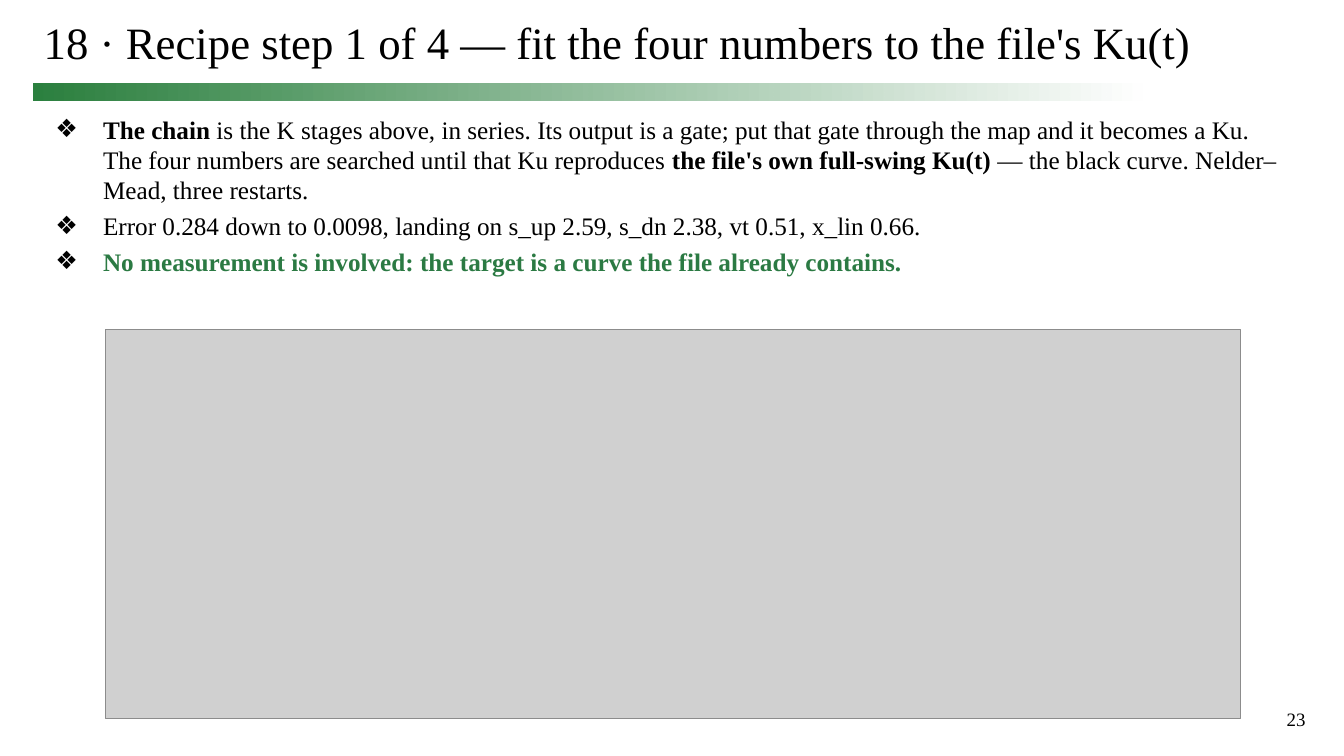
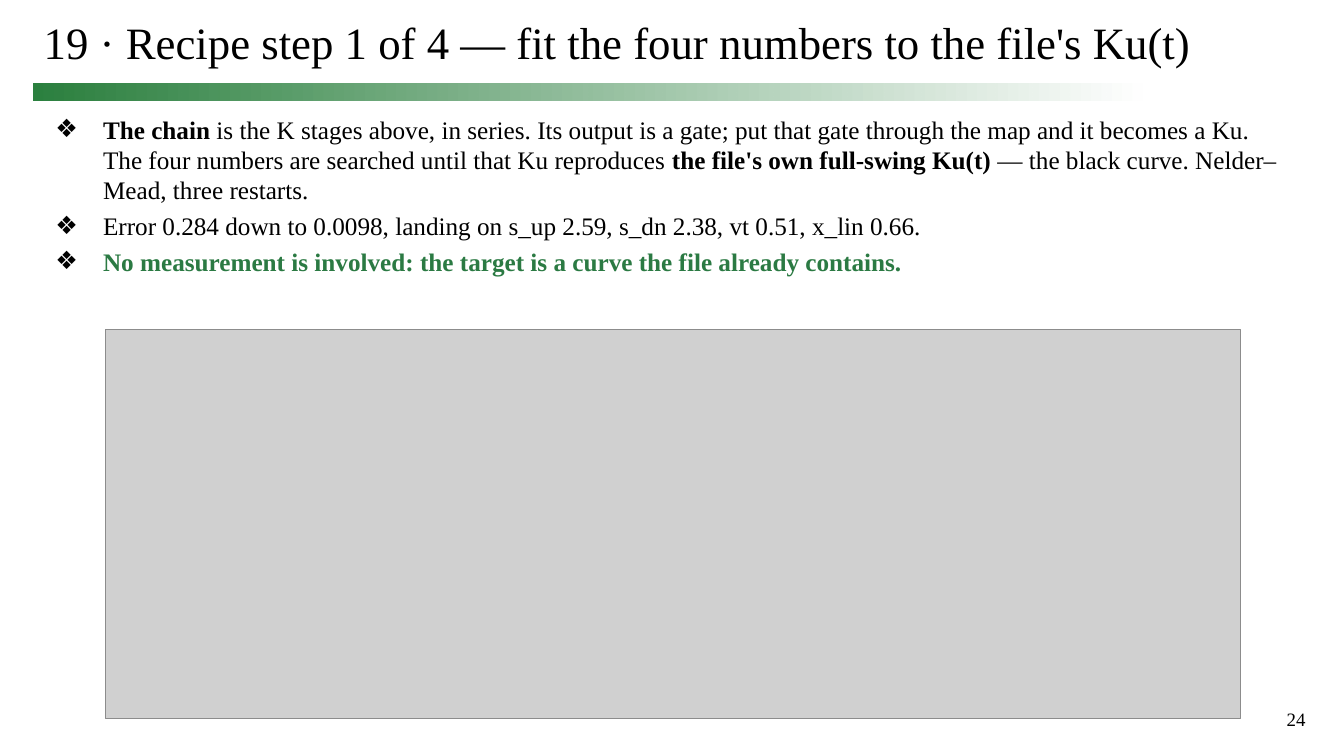
Before and after one commit to simon9721/ibis_comparison, a slide deck: slide 24 of results/meeting_deck_2026-09-24/0924_track1_story.pptx (slide 23 before the commit). Drawn at 1344x756 pixels with LibreOffice and Linux fonts; fonts in the diff are those of the drawing; grey boxes stand for pictures. Boxes give left, top, right and bottom in pixels: in the first picture for what was removed or moved away, otherwise in the second. Text is boxed around its words. In the diff, an @@ line names an element or a change of style, - is before the commit and + after.

```diff
--- a/results/meeting_deck_2026-09-24/0924_track1_story.pptx
+++ b/results/meeting_deck_2026-09-24/0924_track1_story.pptx
@@ title at [44, 27, 1190, 69]: text changed @@
-18 · Recipe step 1 of 4 — fit the four numbers to the file's Ku(t)
+19 · Recipe step 1 of 4 — fit the four numbers to the file's Ku(t)
@@ page number at [1287, 713, 1306, 726]: text changed @@
-23
+24
```
Also in this commit, not shown: 10 other slides changed, 1 slide added, 4 other files.
